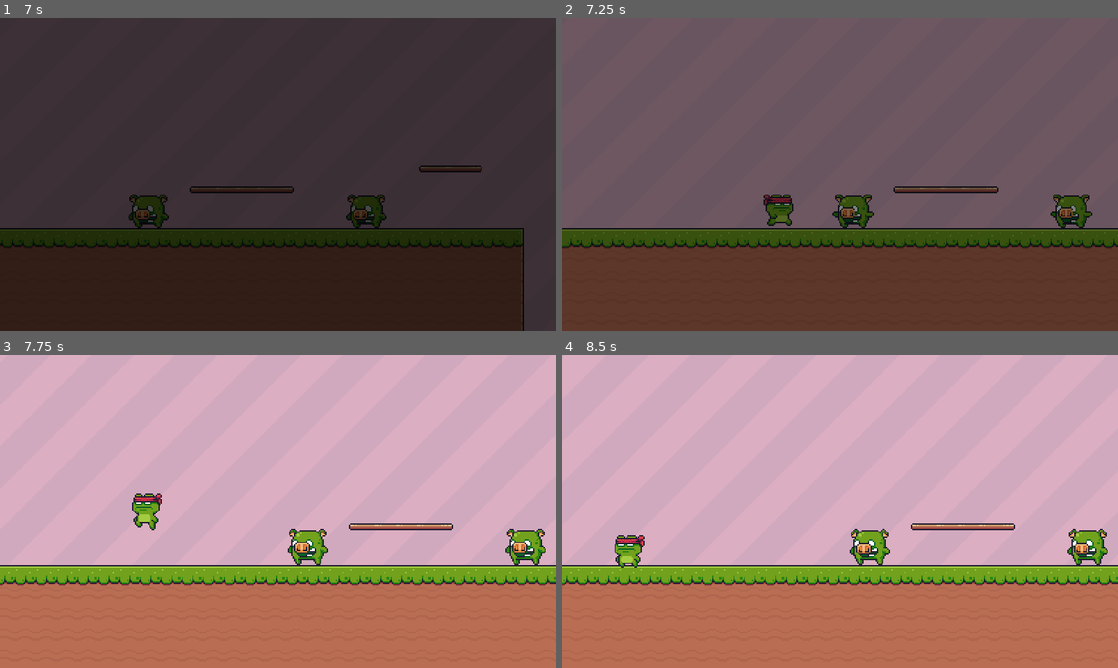
Above: before the commit, frames 1-4 (two rows, left to right).
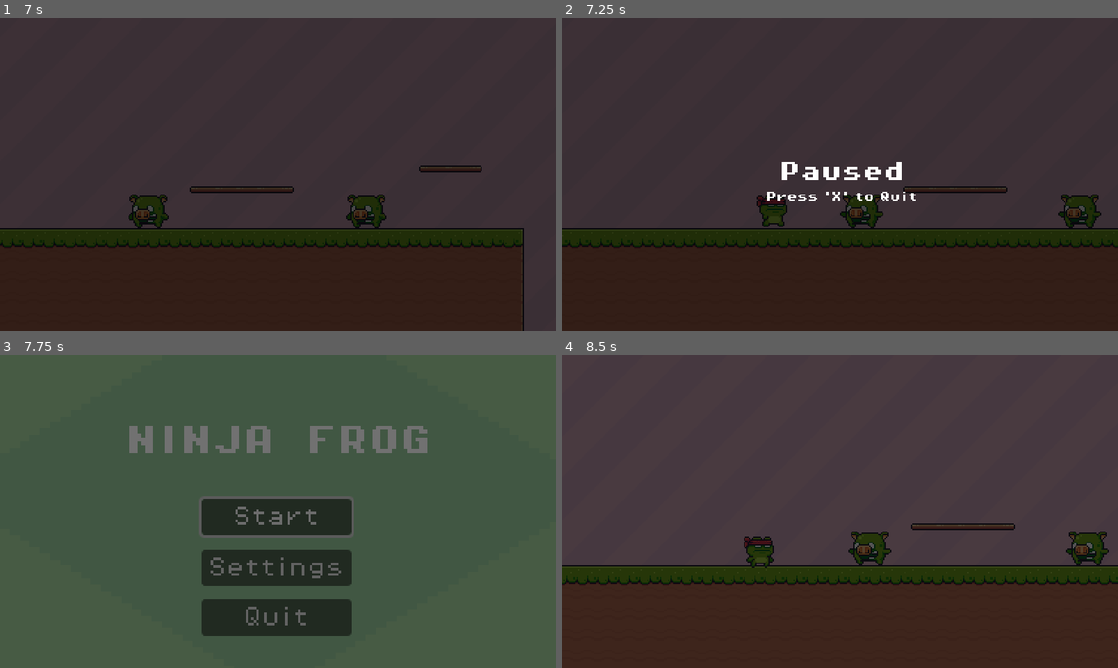
Above: after the commit, the same moments.

Repository: njmoon21/CSCI45-Final-Project
Game: Godot game, scene res://Scenes/Menus/Main Menu/main_menu.tscn
Same seed, same stepped clock (60 frames per second), same inputs: the game is played once before the commit and once after it.
Inputs (mouse positions are in pixels of both pictures, inside the frame that each line leads up to):
- Up to frame 1 (7 s): click "Settings" at 0.5 s; click (417, 118) at 1.25 s; click "Back" at 2 s; click "Start" at 2.75 s; hold Right (right) 3.53-5.03 s; tap Space (jump) at 3.77, 4.52, 6.02, 6.77 s; hold Left (left) 5.03-5.78 s; hold Right (right) from 5.78 s (still down)
- Up to frame 2 (7.25 s): keep holding Right (right); tap Escape (pause) at 7.15 s
- Up to frame 3 (7.75 s): tap X (pause_quit, bound only after the commit) at 7.25 s; release Right (right) at 7.28 s; hold Left (left) from 7.28 s (still down); tap Space (jump) at 7.52 s
- Up to frame 4 (8.5 s): release Left (left) at 8 s; click (840, 517) at 8 s, where only the run after the commit has a clickable "Start"

Frame 1 is identical in both runs. In frame 2, 99% of the frame differs, in the area x 0-100%, y 0-100%; in frame 3, 100%; in frame 4, 100%.

Commit message:
PLEASE READ (Pause Menu, Audio Changes, Settings Changes)
- Made some of the audio louder (Logic, if the volume sliders are all at 100, then it should be loud by default)

- Created a VERY simple pause menu that freezes everything and will allow you to quit the game if you press the 'X' key

- I noticed that when you turned on the fullscreen button setting and reloaded the settings, even though you were in fullscreen, the button was reset to off. Therefore I had to tweak some code to make the button load to what the current screen settings were.

Diff:
--- a/Character/Enemies/Pig/pig_enemy.tscn
+++ b/Character/Enemies/Pig/pig_enemy.tscn
@@ -267,7 +267,7 @@
 
 [node name="dieSFX" type="AudioStreamPlayer" parent="."]
 stream = ExtResource("5_uyvid")
-volume_db = -10.0
+volume_db = -5.0
 
 [connection signal="body_entered" from="Hurtbox" to="." method="_on_hitbox_body_entered"]
 [connection signal="timeout" from="Hurtbox/Timer" to="." method="_on_timer_timeout"]
--- a/Character/Player/player.tscn
+++ b/Character/Player/player.tscn
@@ -279,10 +279,9 @@
 
 [node name="jumpSFX" type="AudioStreamPlayer" parent="."]
 stream = ExtResource("7_xtxog")
-volume_db = -15.0
+volume_db = -10.0
 pitch_scale = 0.95
 bus = &"SFX"
 
 [node name="dieSFX" type="AudioStreamPlayer" parent="."]
 stream = ExtResource("9_6r3sr")
-volume_db = 1.5
--- a/Other/globals.gd
+++ b/Other/globals.gd
@@ -3,3 +3,4 @@
 var master_volume = 1
 var music_volume = 1
 var sfx_volume = 1
+var fullscreen_button_state = false
--- a/Other/menu_music.gd
+++ b/Other/menu_music.gd
@@ -2,7 +2,7 @@
 
 const menu_music = preload("res://Audio/Music/[Hotel Dusk_ Room 215] 01 -- Desert Highway.mp3")
 
-func _play_music(music: AudioStream, volume = -12.0):
+func _play_music(music: AudioStream, volume = -5.0):
 	if stream == music:
 		return
 
--- a/Scenes/Levels/Level1/level1.tscn
+++ b/Scenes/Levels/Level1/level1.tscn
@@ -12,6 +12,7 @@
 [ext_resource type="PackedScene" uid="uid://di8qoe2hd6led" path="res://Imported Sprites/Items/Checkpoints/End/end.tscn" id="10_p2bmv"]
 [ext_resource type="PackedScene" uid="uid://bbiu0yaye2io0" path="res://Scenes/Menus/Main Menu/main_menu.tscn" id="11_5heyb"]
 [ext_resource type="PackedScene" uid="uid://fa60wqpmdcvm" path="res://Killzone/killzone.tscn" id="12_xxe4m"]
+[ext_resource type="AudioStream" uid="uid://5qrk3ax17xhl" path="res://Audio/SFX/tap.wav" id="13_qcxbi"]
 
 [sub_resource type="ShaderMaterial" id="ShaderMaterial_wpdw1"]
 shader = ExtResource("1_na3um")
@@ -203,7 +204,7 @@
 tile_map_data = PackedByteArray("AAD3/wkAAAAGAAAAAAD3/woAAAAGAAEAAAD3/wsAAAAGAAEAAAD4/wkAAAAHAAAAAAD4/woAAAAHAAEAAAD4/w …(9072 unchanged characters)…
 tile_set = SubResource("TileSet_mjg6q")
 
-[node name="Camera2D" type="Camera2D" parent="."]
+[node name="PlayerCamera" type="Camera2D" parent="."]
 position = Vector2(76, 128)
 offset = Vector2(70, -15)
 process_callback = 0
@@ -245,28 +246,13 @@
 position = Vector2(76, 128)
 
 [node name="remoteCamera" type="RemoteTransform2D" parent="player"]
-remote_path = NodePath("../../Camera2D")
+remote_path = NodePath("../../PlayerCamera")
 
 [node name="leftWallLimit" type="StaticBody2D" parent="."]
 
 [node name="CollisionShape2D" type="CollisionShape2D" parent="leftWallLimit"]
 position = Vector2(-83, 28)
 shape = SubResource("RectangleShape2D_hnh3j")
-
-[node name="PauseMenu" parent="." instance=ExtResource("6_vqqq6")]
-anchors_preset = 0
-anchor_right = 0.0
-anchor_bottom = 0.0
-offset_top = -1.0
-offset_bottom = -1.0
-grow_horizontal = 1
-grow_vertical = 1
-
-[node name="Music" type="AudioStreamPlayer" parent="."]
-stream = ExtResource("9_bnvn4")
-volume_db = -10.0
-autoplay = true
-bus = &"Music"
 
 [node name="End" parent="." instance=ExtResource("10_p2bmv")]
 position = Vector2(1165, 92)
@@ -278,3 +264,31 @@
 position = Vector2(705, 301)
 shape = SubResource("RectangleShape2D_w8egy")
 debug_color = Color(0, 0.0183077, 0.025747, 0.42)
+
+[node name="CanvasLayer" type="CanvasLayer" parent="."]
+
+[node name="PauseMenu" parent="CanvasLayer" instance=ExtResource("6_vqqq6")]
+visible = false
+anchors_preset = 0
+anchor_left = 0.0
+anchor_top = 0.0
+anchor_right = 0.0
+anchor_bottom = 0.0
+offset_left = 214.0
+offset_top = 119.0
+offset_right = 214.0
+offset_bottom = 119.0
+grow_horizontal = 1
+grow_vertical = 1
+
+[node name="Music" type="AudioStreamPlayer" parent="."]
+stream = ExtResource("9_bnvn4")
+volume_db = -5.0
+autoplay = true
+bus = &"Music"
+
+[node name="TapSFX" type="AudioStreamPlayer" parent="."]
+stream = ExtResource("13_qcxbi")
+volume_db = -10.0
+pitch_scale = 0.5
+bus = &"SFX"
--- a/Scenes/Levels/Level1/level_1.gd
+++ b/Scenes/Levels/Level1/level_1.gd
@@ -1,18 +1,40 @@
 extends Node2D
 
-@onready var pause_menu = $pause_menu
+@onready var pause_menu = $CanvasLayer/PauseMenu
 @onready var music_player = $Music
+@onready var animation_player = $player
+@onready var tap_audio = $TapSFX
+var paused = false
 
 # Called when the node enters the scene tree for the first time.
 func _ready():
 	music_player.play()
 
+# Called every frame. 'delta' is the elapsed time since the previous frame.
+func _process(delta):
+	if Input.is_action_just_pressed("pause"):
+		_pause_menu()
 
-# Called every frame. 'delta' is the elapsed time since the previous frame.
-func _process(delta: float) -> void:
-	if Input.is_action_just_pressed("pause"):
-		pass
+	if Input.is_action_just_pressed("pause_quit") && pause_menu.visible == true:
+		Engine.time_scale = 1
+		pause_menu.hide()
+		music_player.stop()
+		tap_audio.play()
 
+		Transitioner.transition()
+		await Transitioner.on_transition_finished
 
-func PauseMenu():
-	pass
+		MenuMusic.play()
+		get_tree().change_scene_to_file("res://Scenes/Menus/Main Menu/main_menu.tscn")
+
+func _pause_menu():
+	tap_audio.play()
+	if paused:
+		pause_menu.hide()
+		Engine.time_scale = 1
+		animation_player.set_physics_process(true)
+	else:
+		pause_menu.show()
+		Engine.time_scale = 0
+		animation_player.set_physics_process(false)
+	paused = !paused
--- a/Scenes/Menus/Main Menu/main_menu.tscn
+++ b/Scenes/Menus/Main Menu/main_menu.tscn
@@ -6,6 +6,7 @@
 [ext_resource type="FontFile" uid="uid://c5xa3otwkgxv0" path="res://Imported Fonts/PixelOperator8-Bold.ttf" id="2_n0i5l"]
 [ext_resource type="Shader" path="res://Scenes/Menus/Main Menu/main_menu_background.gdshader" id="2_q4cad"]
 [ext_resource type="AudioStream" uid="uid://5qrk3ax17xhl" path="res://Audio/SFX/tap.wav" id="4_jdd57"]
+[ext_resource type="AudioStream" uid="uid://dmiifk8w12h84" path="res://Audio/Music/[Hotel Dusk_ Room 215] 01 -- Desert Highway.mp3" id="7_amlel"]
 
 [sub_resource type="ShaderMaterial" id="ShaderMaterial_238es"]
 shader = ExtResource("2_q4cad")
@@ -76,6 +77,10 @@
 pitch_scale = 0.5
 bus = &"SFX"
 
+[node name="Music" type="AudioStreamPlayer" parent="."]
+stream = ExtResource("7_amlel")
+volume_db = -5.0
+
 [connection signal="focus_entered" from="startButton" to="." method="_on_start_button_focus_entered"]
 [connection signal="pressed" from="startButton" to="." method="_on_start_button_pressed"]
 [connection signal="focus_entered" from="settingsButton" to="." method="_on_settings_button_focus_entered"]
--- /dev/null
+++ b/Scenes/Menus/Pause Menu/pause_menu.gd
@@ -0,0 +1,71 @@
+extends Control
+
+@onready var tap_audio = $TapSFX
+@onready var back_button = $BackButton
+@onready var check_button = $CheckButton
+@onready var main = $"../../"
+
+#func _ready():
+	#$MasterVolumeSlide.value = Globals.master_volume
+	#$MusicVolumeSlide.value = Globals.music_volume
+	#$SFXVolumeSlide.value = Globals.sfx_volume
+	#
+	## I use the set_pressed built-in function to determine true or false depending on the argument from the Global var
+	#check_button.set_pressed(Globals.fullscreen_button_state)
+#
+#func show_title(text):
+	#$MessageLabel.text = text
+	#$MessageLabel.show()
+#
+#func _on_resume_button_pressed():
+	#tap_audio.play()
+	#Globals.master_volume = $MasterVolumeSlide.value
+	#Globals.music_volume = $MusicVolumeSlide.value
+	#Globals.sfx_volume = $SFXVolumeSlide.value
+	#
+	## Different method compared to the sliders. I have to use the "is_pressed()" built in function to return a bool function and set it to the Global var
+	#Globals.fullscreen_button_state = check_button.is_pressed()
+	#
+	#main.PauseMenu()
+#
+#func _on_quit_button_pressed():
+	#tap_audio.play()
+	#Globals.master_volume = $MasterVolumeSlide.value
+	#Globals.music_volume = $MusicVolumeSlide.value
+	#Globals.sfx_volume = $SFXVolumeSlide.value
+	#
+	## Different method compared to the sliders. I have to use the "is_pressed()" built in function to return a bool function and set it to the Global var
+	#Globals.fullscreen_button_state = check_button.is_pressed()
+	#
+	#Transitioner.transition()
+	#await Transitioner.on_transition_finished
+	#
+	#get_tree().change_scene_to_file("res://Scenes/Menus/Main Menu/main_menu.tscn")
+#
+#func _on_check_button_toggled(button_pressed):
+	#if button_pressed == true:
+		#DisplayServer.window_set_mode(DisplayServer.WINDOW_MODE_FULLSCREEN)
+	#else:
+		#DisplayServer.window_set_mode(DisplayServer.WINDOW_MODE_WINDOWED)
+#
+## Plays audio when navigating through all the buttons in the menu
+#func _on_resume_button_focus_entered():
+	#tap_audio.play()
+#func _on_master_volume_slide_focus_entered():
+	#tap_audio.play()
+#func _on_music_volume_slide_focus_entered():
+	#tap_audio.play()
+#func _on_sfx_volume_slide_focus_entered():
+	#tap_audio.play()
+#func _on_check_button_focus_entered():
+	#tap_audio.play()
+#func _on_quit_button_focus_entered():
+	#tap_audio.play()
+#
+## Plays audio when changing the values of each slider
+#func _on_master_volume_slide_value_changed(value: float):
+	#tap_audio.play()
+#func _on_music_volume_slide_value_changed(value: float):
+	#tap_audio.play()
+#func _on_sfx_volume_slide_value_changed(value: float):
+	#tap_audio.play()
--- a/Scenes/Menus/Pause Menu/pause_menu.tscn
+++ b/Scenes/Menus/Pause Menu/pause_menu.tscn
@@ -1,9 +1,204 @@
-[gd_scene format=3 uid="uid://2cusb711oyrs"]
+[gd_scene load_steps=8 format=3 uid="uid://2cusb711oyrs"]
+
+[ext_resource type="Script" path="res://Scenes/Menus/Pause Menu/pause_menu.gd" id="1_4wsoh"]
+[ext_resource type="Script" path="res://Scenes/Menus/Settings Menu/master_volume_slide.gd" id="1_xjkr0"]
+[ext_resource type="Script" path="res://Scenes/Menus/Settings Menu/music_volume_slide.gd" id="2_ywcr7"]
+[ext_resource type="Script" path="res://Scenes/Menus/Settings Menu/sfx_volume_slide.gd" id="3_0xmy6"]
+[ext_resource type="FontFile" uid="uid://c5xa3otwkgxv0" path="res://Imported Fonts/PixelOperator8-Bold.ttf" id="4_kdgoh"]
+[ext_resource type="FontFile" uid="uid://duq151l3qr0vy" path="res://Imported Fonts/PixelOperator8.ttf" id="5_dq7pn"]
+[ext_resource type="AudioStream" uid="uid://5qrk3ax17xhl" path="res://Audio/SFX/tap.wav" id="6_nwdtv"]
 
 [node name="PauseMenu" type="Control"]
 layout_mode = 3
-anchors_preset = 15
-anchor_right = 1.0
-anchor_bottom = 1.0
+anchor_left = 0.5
+anchor_top = 0.5
+anchor_right = 0.5
+anchor_bottom = 0.5
 grow_horizontal = 2
 grow_vertical = 2
+script = ExtResource("1_4wsoh")
+
+[node name="MasterVolumeSlide" type="HSlider" parent="."]
+visible = false
+modulate = Color(0.101961, 0.886275, 0, 1)
+offset_left = 112.0
+offset_top = 58.0
+offset_right = 212.0
+offset_bottom = 74.0
+max_value = 1.0
+step = 0.1
+script = ExtResource("1_xjkr0")
+bus_name = "Master"
+
+[node name="MasterAudio" type="AudioStreamPlayer" parent="MasterVolumeSlide"]
+
+[node name="MusicVolumeSlide" type="HSlider" parent="."]
+visible = false
+modulate = Color(0.101961, 0.886275, 0, 1)
+offset_left = 111.0
+offset_top = 104.0
+offset_right = 211.0
+offset_bottom = 120.0
+max_value = 1.0
+step = 0.1
+script = ExtResource("2_ywcr7")
+bus_name = "Music"
+
+[node name="MusicAudio" type="AudioStreamPlayer" parent="MusicVolumeSlide"]
+bus = &"Music"
+
+[node name="SFXVolumeSlide" type="HSlider" parent="."]
+visible = false
+modulate = Color(0.102425, 0.88551, 0, 1)
+offset_left = 111.0
+offset_top = 152.0
+offset_right = 211.0
+offset_bottom = 168.0
+max_value = 1.0
+step = 0.1
+ticks_on_borders = true
+script = ExtResource("3_0xmy6")
+bus_name = "SFX"
+
+[node name="SFXAudio" type="AudioStreamPlayer" parent="SFXVolumeSlide"]
+bus = &"SFX"
+
+[node name="VolumeLabel" type="Label" parent="."]
+visible = false
+offset_left = 19.0
+offset_top = 17.0
+offset_right = 208.0
+offset_bottom = 50.0
+theme_override_fonts/font = ExtResource("4_kdgoh")
+theme_override_font_sizes/font_size = 24
+text = "Volume"
+horizontal_alignment = 1
+
+[node name="MasterLabel" type="Label" parent="."]
+visible = false
+texture_filter = 1
+offset_left = 19.0
+offset_top = 57.0
+offset_right = 105.0
+offset_bottom = 93.0
+theme_override_fonts/font = ExtResource("5_dq7pn")
+theme_override_font_sizes/font_size = 16
+text = "Master"
+horizontal_alignment = 1
+
+[node name="MusicLabel" type="Label" parent="."]
+visible = false
+texture_filter = 1
+offset_left = 19.0
+offset_top = 103.0
+offset_right = 105.0
+offset_bottom = 124.0
+theme_override_fonts/font = ExtResource("5_dq7pn")
+theme_override_font_sizes/font_size = 16
+text = "Music"
+horizontal_alignment = 1
+
+[node name="SFXLabel" type="Label" parent="."]
+visible = false
+texture_filter = 1
+offset_left = 18.0
+offset_top = 152.0
+offset_right = 104.0
+offset_bottom = 188.0
+theme_override_fonts/font = ExtResource("5_dq7pn")
+theme_override_font_sizes/font_size = 16
+text = "SFX"
+horizontal_alignment = 1
+
+[node name="FullscreenLabel" type="Label" parent="."]
+visible = false
+offset_left = 226.0
+offset_top = 80.0
+offset_right = 415.0
+offset_bottom = 113.0
+theme_override_fonts/font = ExtResource("4_kdgoh")
+theme_override_font_sizes/font_size = 16
+text = "Fullscreen"
+horizontal_alignment = 1
+
+[node name="CheckButton" type="CheckButton" parent="."]
+visible = false
+modulate = Color(0.101961, 0.886275, 0, 1)
+layout_direction = 2
+offset_left = 298.0
+offset_top = 100.0
+offset_right = 342.0
+offset_bottom = 124.0
+scale = Vector2(1.02, 1.02)
+icon_alignment = 1
+
+[node name="ResumeButton" type="Button" parent="."]
+visible = false
+offset_left = 83.0
+offset_top = 190.0
+offset_right = 197.0
+offset_bottom = 217.0
+theme_override_fonts/font = ExtResource("5_dq7pn")
+theme_override_font_sizes/font_size = 16
+text = "Resume"
+
+[node name="QuitButton" type="Button" parent="."]
+visible = false
+offset_left = 241.0
+offset_top = 190.0
+offset_right = 355.0
+offset_bottom = 217.0
+theme_override_fonts/font = ExtResource("5_dq7pn")
+theme_override_font_sizes/font_size = 16
+text = "Quit"
+
+[node name="TapSFX" type="AudioStreamPlayer" parent="."]
+stream = ExtResource("6_nwdtv")
+volume_db = -10.0
+pitch_scale = 0.5
+bus = &"SFX"
+
+[node name="PauseLabel" type="Label" parent="."]
+layout_mode = 1
+anchors_preset = -1
+anchor_left = 0.5
+anchor_top = 0.5
+anchor_right = 0.5
+anchor_bottom = 0.5
+offset_left = -94.0
+offset_top = -9.0
+offset_right = 95.0
+offset_bottom = 24.0
+theme_override_fonts/font = ExtResource("4_kdgoh")
+theme_override_font_sizes/font_size = 16
+text = "Paused"
+horizontal_alignment = 1
+
+[node name="QuitLabel" type="Label" parent="."]
+layout_mode = 1
+anchors_preset = -1
+anchor_left = 0.5
+anchor_top = 0.5
+anchor_right = 0.5
+anchor_bottom = 0.5
+offset_left = -94.0
+offset_top = 14.0
+offset_right = 95.0
+offset_bottom = 47.0
+theme_override_fonts/font = ExtResource("4_kdgoh")
+theme_override_font_sizes/font_size = 8
+text = "Press 'X' to Quit"
+horizontal_alignment = 1
+
+[connection signal="focus_entered" from="MasterVolumeSlide" to="." method="_on_master_volume_slide_focus_entered"]
+[connection signal="value_changed" from="MasterVolumeSlide" to="." method="_on_master_volume_slide_value_changed"]
+[connection signal="focus_entered" from="MusicVolumeSlide" to="." method="_on_music_volume_slide_focus_entered"]
+[connection signal="value_changed" from="MusicVolumeSlide" to="." method="_on_music_volume_slide_value_changed"]
+[connection signal="focus_entered" from="SFXVolumeSlide" to="." method="_on_sfx_volume_slide_focus_entered"]
+[connection signal="value_changed" from="SFXVolumeSlide" to="." method="_on_sfx_volume_slide_value_changed"]
+[connection signal="focus_entered" from="CheckButton" to="." method="_on_check_button_focus_entered"]
+[connection signal="toggled" from="CheckButton" to="." method="_on_check_button_toggled"]
+[connection signal="focus_entered" from="ResumeButton" to="." method="_on_resume_button_focus_entered"]
+[connection signal="pressed" from="ResumeButton" to="." method="_on_resume_button_pressed"]
+[connection signal="focus_entered" from="QuitButton" to="." method="_on_quit_button_focus_entered"]
+[connection signal="pressed" from="QuitButton" to="." method="_on_quit_button_pressed"]
--- a/Scenes/Menus/Settings Menu/master_volume_slide.gd
+++ b/Scenes/Menus/Settings Menu/master_volume_slide.gd
@@ -9,6 +9,5 @@
 	bus_index = AudioServer.get_bus_index(bus_name)
 	value_changed.connect(_on_value_changed)
 
-
 func _on_value_changed(value : float):
 	AudioServer.set_bus_volume_db(bus_index, linear_to_db(value))
--- a/Scenes/Menus/Settings Menu/settings_menu.gd
+++ b/Scenes/Menus/Settings Menu/settings_menu.gd
@@ -2,12 +2,17 @@
 
 @onready var tap_audio = $TapSFX
 @onready var back_button = $BackButton
+@onready var check_button = $CheckButton
 
 func _ready():
+
 	back_button.grab_focus()
 	$MasterVolumeSlide.value = Globals.master_volume
 	$MusicVolumeSlide.value = Globals.music_volume
 	$SFXVolumeSlide.value = Globals.sfx_volume
+
+	# I use the set_pressed built-in function to determine true or false depending on the argument from the Global var
+	check_button.set_pressed(Globals.fullscreen_button_state)
 
 func show_title(text):
 	$MessageLabel.text = text
@@ -19,6 +24,9 @@
 	Globals.music_volume = $MusicVolumeSlide.value
 	Globals.sfx_volume = $SFXVolumeSlide.value
 
+	# Different method compared to the sliders. I have to use the "is_pressed()" built in function to return a bool function and set it to the Global var
+	Globals.fullscreen_button_state = check_button.is_pressed()
+
 	Transitioner.transition()
 	await Transitioner.on_transition_finished
 
@@ -29,6 +37,7 @@
 		DisplayServer.window_set_mode(DisplayServer.WINDOW_MODE_FULLSCREEN)
 	else:
 		DisplayServer.window_set_mode(DisplayServer.WINDOW_MODE_WINDOWED)
+
 func _on_check_button_pressed():
 	tap_audio.play()
 
@@ -44,6 +53,7 @@
 func _on_check_button_focus_entered():
 	tap_audio.play()
 
+# Plays audio when changing the values of each slider
 func _on_master_volume_slide_value_changed(value: float):
 	tap_audio.play()
 func _on_music_volume_slide_value_changed(value: float):
--- a/project.godot
+++ b/project.godot
@@ -59,7 +59,12 @@
 pause={
 "deadzone": 0.5,
 "events": [Object(InputEventKey,"resource_local_to_scene":false,"resource_name":"","device":-1,"window_id":0,"alt_press …(195 unchanged characters)…
-, Object(InputEventKey,"resource_local_to_scene":false,"reso …(131 unchanged characters)… d":false,"keycode":0,"physical_keycode":88,"key_label":0,"unicode":120,"location":0,"echo":false,"script":null)
+, Object(InputEventKey,"resource_local_to_scene":false,"reso …(131 unchanged characters)… d":false,"keycode":0,"physical_keycode":90,"key_label":0,"unicode":122,"location":0,"echo":false,"script":null)
+]
+}
+pause_quit={
+"deadzone": 0.5,
+"events": [Object(InputEventKey,"resource_local_to_scene":false,"resource_name":"","device":-1,"window_id":0,"alt_pressed":false,"shift_pressed":false,"ctrl_pressed":false,"meta_pressed":false,"pressed":false,"keycode":0,"physical_keycode":88,"key_label":0,"unicode":120,"location":0,"echo":false,"script":null)
 ]
 }
 
Not shown: 1 places in Scenes/Levels/Level1/level1.tscn that only renumber resources
Not shown: 1 places in Scenes/Menus/Main Menu/main_menu.tscn that only renumber resources
